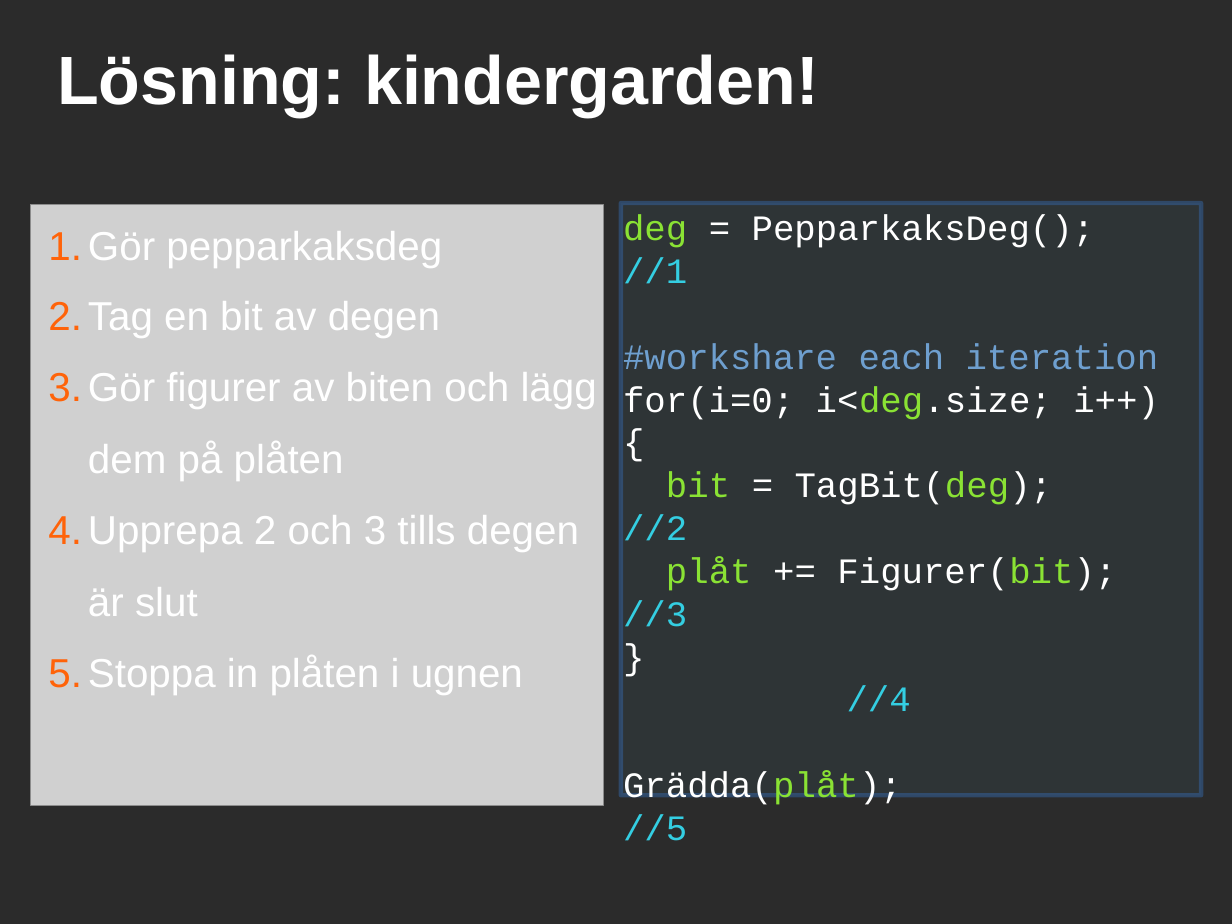
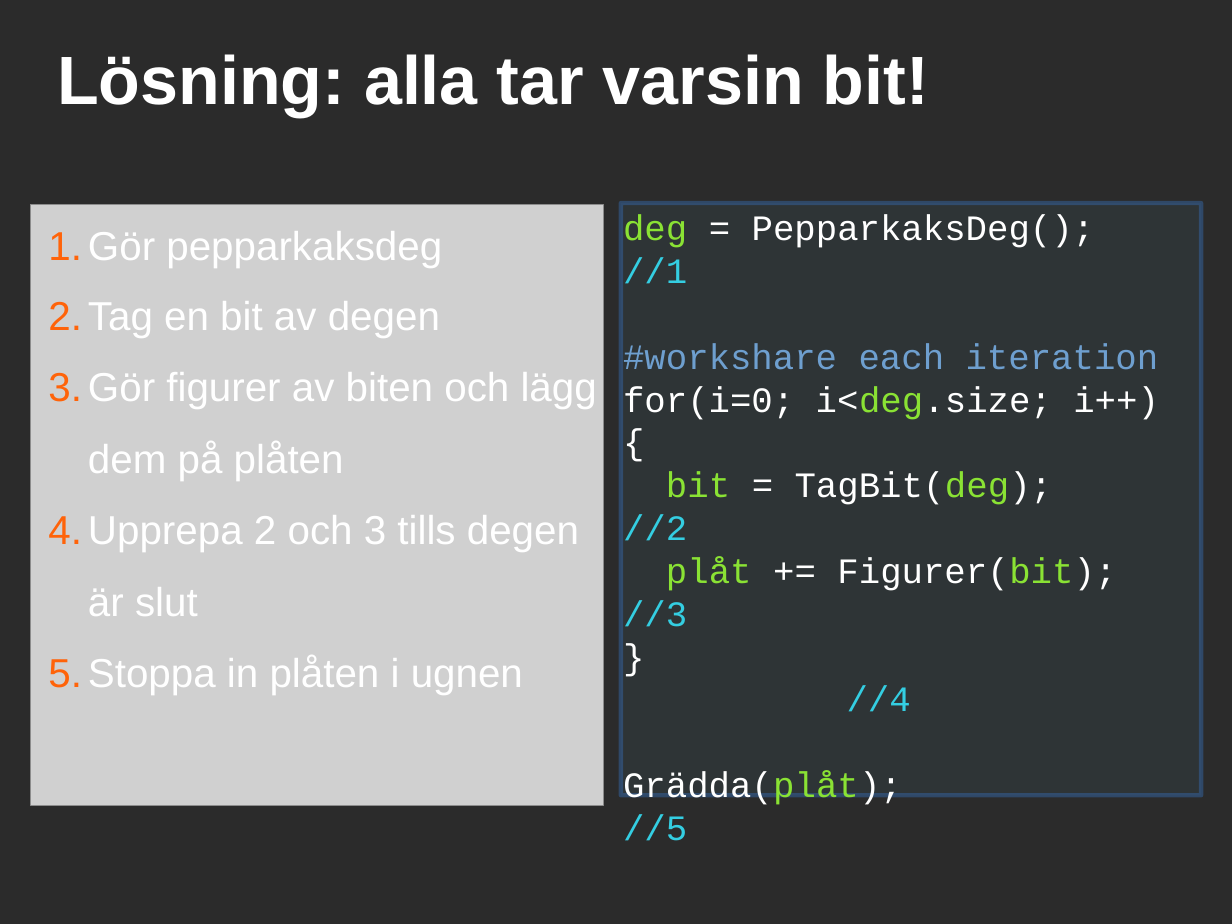
Before and after one commit to saifthe1/openfoam-openmp, a slide deck: slide 6 of presentation/pres.odp (slide 9 before the commit). Drawn at 1232x924 pixels with LibreOffice and Linux fonts; fonts in the diff are those of the drawing; grey boxes stand for pictures; background and template pictures are left out; a plain dark background stands for a picture behind light text. Boxes give left, top, right and bottom in pixels: in the first picture for what was removed or moved away, otherwise in the second. Text is boxed around its words. In the diff, an @@ line names an element or a change of style, - is before the commit and + after.

Commit message:
up

```diff
--- a/presentation/pres.odp
+++ b/presentation/pres.odp
@@ title at [57,54,929,117]: text changed @@
-Lösning: kindergarden!
+Lösning: alla tar varsin bit!
```
Also in this commit, not shown: 1 other slide changed, 4 slides added.
